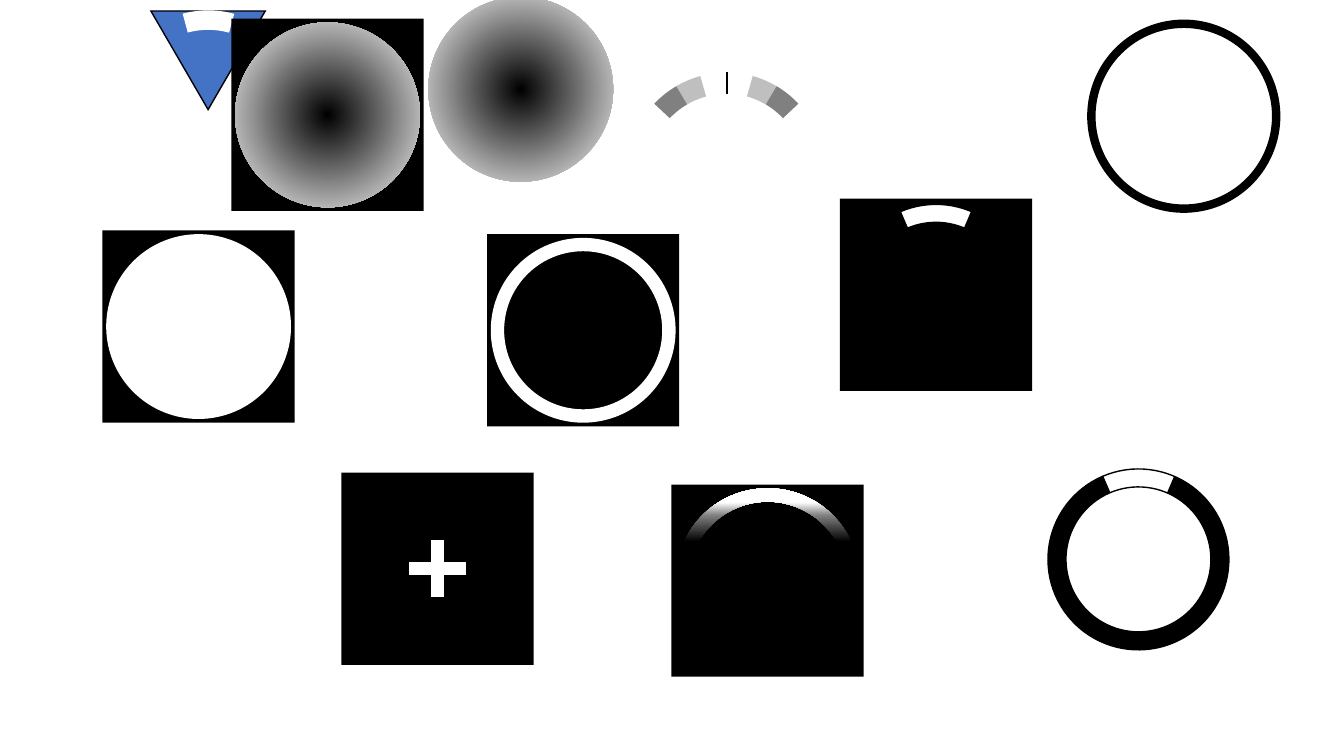
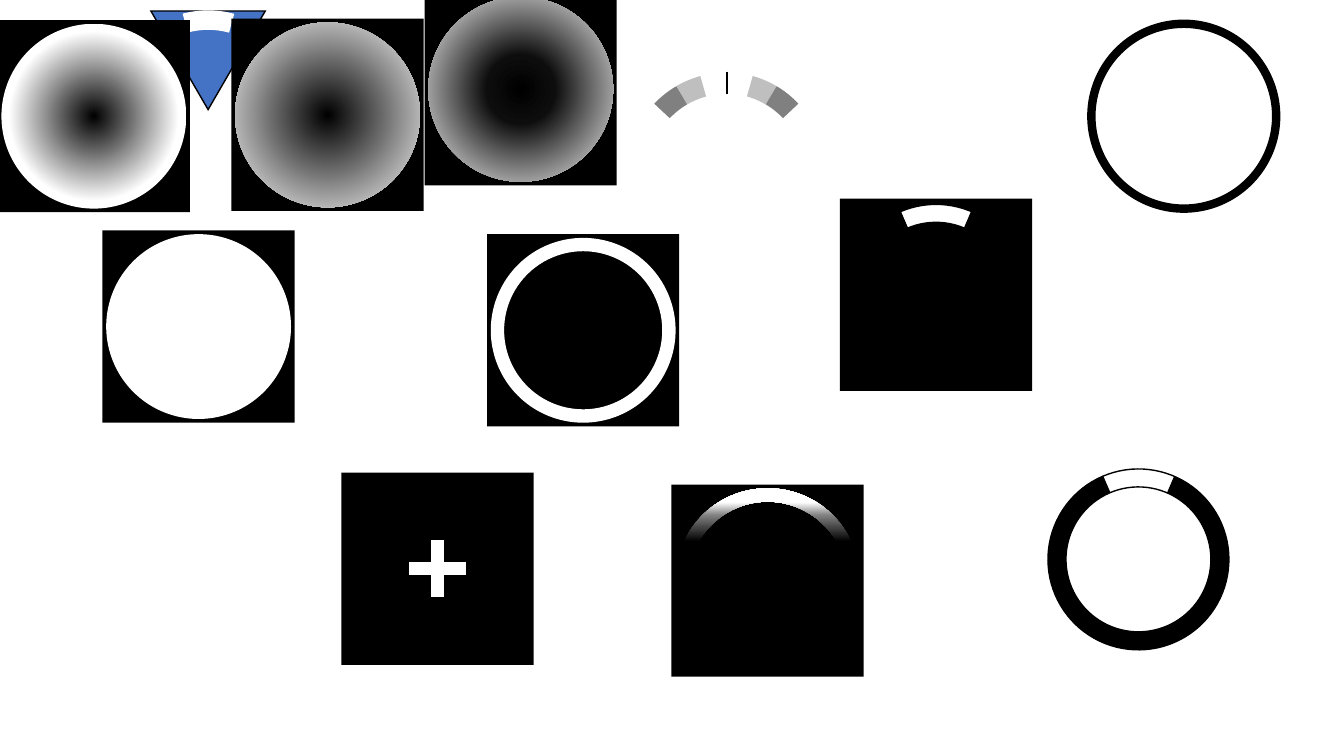
Before and after one commit to maximedaniel/ExpandDialSticks, a slide deck: slide 3 of Texture.pptx. Drawn at 1344x756 pixels with LibreOffice and Linux fonts; fonts in the diff are those of the drawing. Boxes give left, top, right and bottom in pixels: in the first picture for what was removed or moved away, otherwise in the second. Text is boxed around its words. In the diff, an @@ line names an element or a change of style, - is before the commit and + after.

```diff
--- a/Texture.pptx
+++ b/Texture.pptx
@@ rectangle added at <box>0,20,191,213</box>, fill #000000 @@
@@ ellipse added at <box>1,24,186,209</box>, fill gradient #000000 to #FFFFFF @@
@@ rectangle added at <box>424,0,617,186</box>, fill #000000 @@
@@ ellipse at <box>429,0,613,181</box>: fill gradient #000000 to #FFFFFF to gradient #000000 to #0D0D0D to #FFFFFF @@
```
Also in this commit, not shown: 2 slides added, 2 slides removed, 30 other files.
